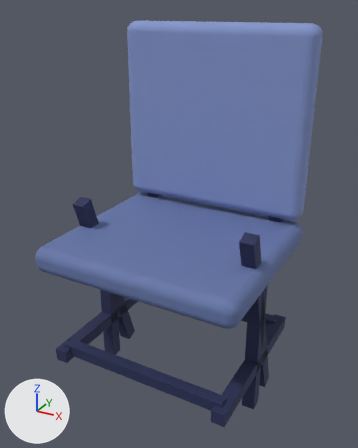
Renders of the glTF model prototype/public/company-assets/seat-collection/chair-crossbeam/v1/model.glb from each side of a commit.
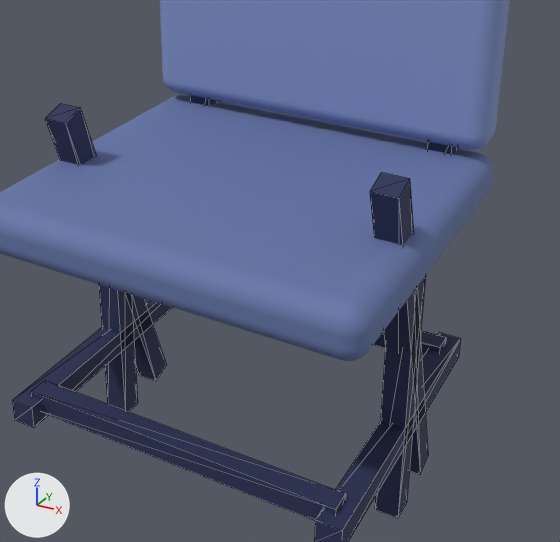
Each version appears first whole from a 50 mm lens placed at (0.578, -1.035, 1.017), pointed at (0.004, 0.008, 0.496), and next in a close-up on the part from 14% to 94% of the width and 32% to 94% of the height. The axes (+X, +Y, +Z) are drawn at lower left. The lights are the same throughout. The last two pictures show the newer version. The close-ups show mesh edges as thin lines. Where no turn or scale is listed for an object, it has been applied to the vertices. Vertices at exactly the same position are counted once.

In view in the first close-up: 'chair-back', 'chair-seat', 'crossbeam-diagonal-left', 'crossbeam-diagonal-right', 'crossbeam-front', 'crossbeam-rail-left', 'crossbeam-rail-right', 'crossbeam-side-left', 'crossbeam-side-right' and 3 more.
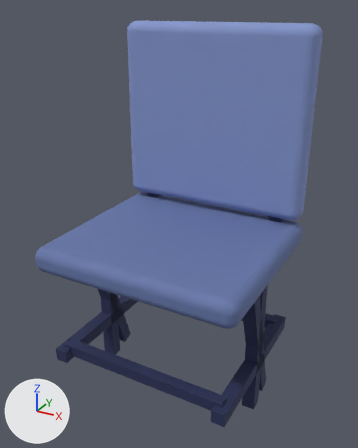
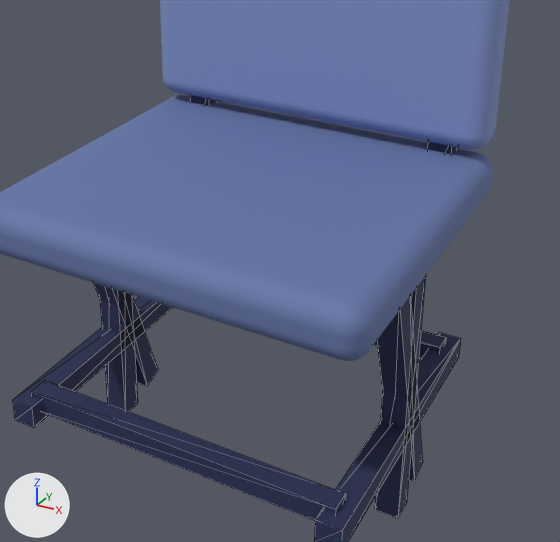
Where the change shows, as pixel boxes (x1, y1, x2, y2) in the close-ups (560 x 542 px):
'crossbeam-diagonal-right', reshaped, moved: before (370, 172, 428, 475); after (377, 296, 423, 482)
'crossbeam-diagonal-left', reshaped, moved: before (45, 104, 166, 381); after (94, 283, 158, 386)

Diff of the bpy script that builds the scene:
```diff
--- a/prototype/public/company-assets/seat-collection/chair-crossbeam/v1/model.glb.py
+++ b/prototype/public/company-assets/seat-collection/chair-crossbeam/v1/model.glb.py
@@ me_mesh_6 @@
 # used by ob_crossbeam_diagonal_left; location = (-0.235, 0.0, 0.28)
 # before: 0 (0.018, -0.105, 0.26) at pixel (65, 123), 1 (0.018, -0.071, 0.271) at pixel (80, 107), 2 (0.018, 0.071, -0.271) at pixel (155, 381), 3 (0.018, 0.105, -0.26) at pixel (166, 365), 4 (-0.018, -0.071, 0.271) at pixel (60, 103)
 # before: 5 (-0.018, -0.105, 0.26) at pixel (44, 118), 6 (-0.018, 0.105, -0.26), 7 (-0.018, 0.071, -0.271) at pixel (138, 375)
-me_mesh_6.from_pydata(...)  # 8 vertices, 12 faces; spans x -0.018..0.018, y -0.105..0.105, z -0.271..0.271
+me_mesh_6.from_pydata(...)  # 8 vertices, 12 faces; spans x -0.018..0.018, y -0.08..0.08, z -0.195..0.195
+# me_mesh_6 part 1
+for i in [2, 3, 6, 7]: me_mesh_6.vertices[i].co += Vector((0.0, -0.025, 0.076))
+for i in [0, 1, 4, 5]: me_mesh_6.vertices[i].co += Vector((0.0, 0.025, -0.076))
 me_mesh_6.materials.append(mat_material_2)
@@ me_mesh_9 @@
 # used by ob_crossbeam_diagonal_right; location = (0.235, 0.0, 0.28)
 # before: 0 (0.018, -0.105, 0.26) at pixel (398, 198), 1 (0.018, -0.071, 0.271) at pixel (409, 178), 2 (0.018, 0.071, -0.271) at pixel (420, 474), 3 (0.018, 0.105, -0.26) at pixel (428, 455), 4 (-0.018, -0.071, 0.271) at pixel (381, 172)
 # before: 5 (-0.018, -0.105, 0.26) at pixel (369, 191), 6 (-0.018, 0.105, -0.26), 7 (-0.018, 0.071, -0.271)
-me_mesh_9.from_pydata(...)  # 8 vertices, 12 faces; spans x -0.018..0.018, y -0.105..0.105, z -0.271..0.271
+me_mesh_9.from_pydata(...)  # 8 vertices, 12 faces; spans x -0.018..0.018, y -0.08..0.08, z -0.195..0.195
+# me_mesh_9 part 2
+for i in [2, 3, 6, 7]: me_mesh_9.vertices[i].co += Vector((0.0, -0.025, 0.076))
+for i in [0, 1, 4, 5]: me_mesh_9.vertices[i].co += Vector((0.0, 0.025, -0.076))
 me_mesh_9.materials.append(mat_material_2)
@@ ob_crossbeam_diagonal_left @@
 ob_crossbeam_diagonal_left = bpy.data.objects.new('crossbeam-diagonal-left', me_mesh_6)
-ob_crossbeam_diagonal_left.location = (-0.235, 0.0, 0.28)
+ob_crossbeam_diagonal_left.location = (-0.235, 0.0, 0.21)
@@ ob_crossbeam_diagonal_right @@
 ob_crossbeam_diagonal_right = bpy.data.objects.new('crossbeam-diagonal-right', me_mesh_9)
-ob_crossbeam_diagonal_right.location = (0.235, 0.0, 0.28)
+ob_crossbeam_diagonal_right.location = (0.235, 0.0, 0.21)
```
